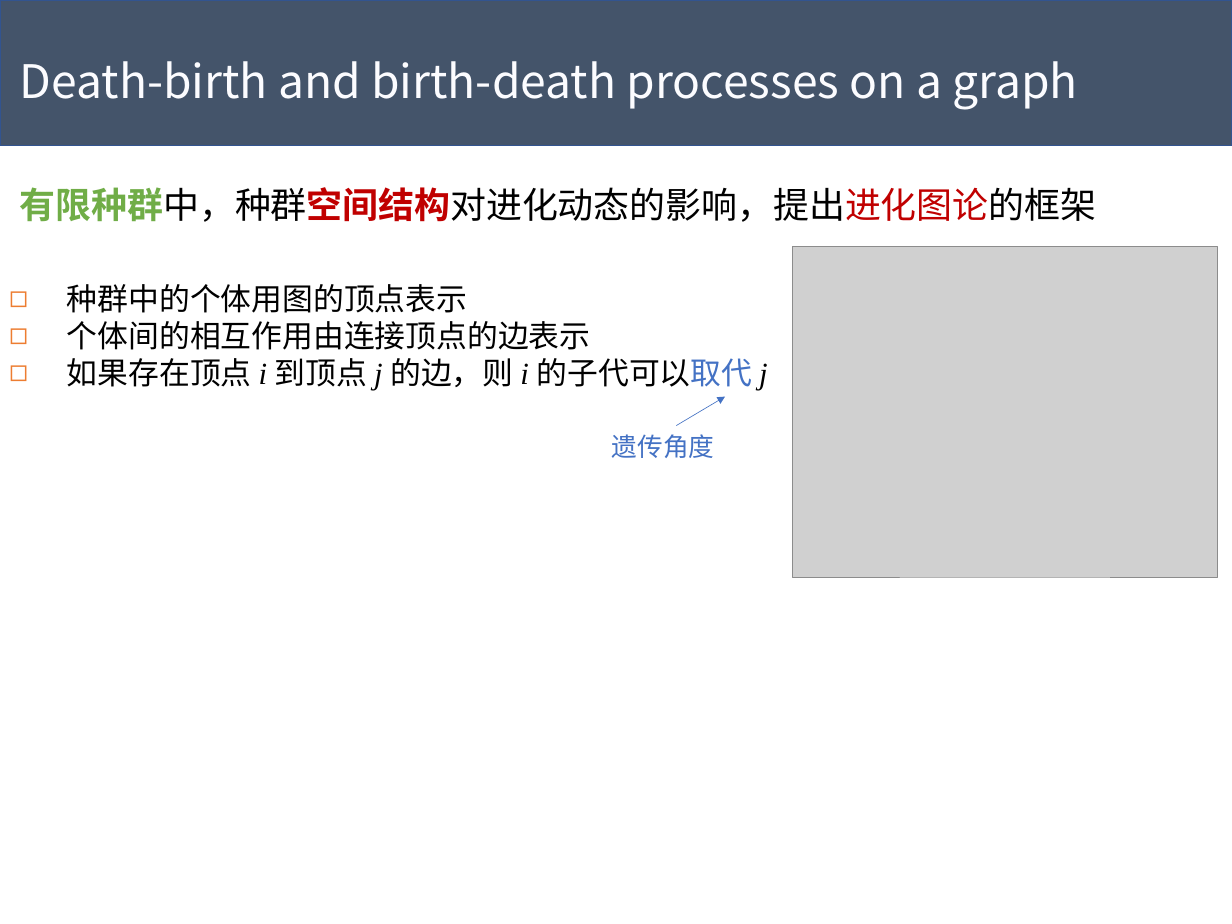
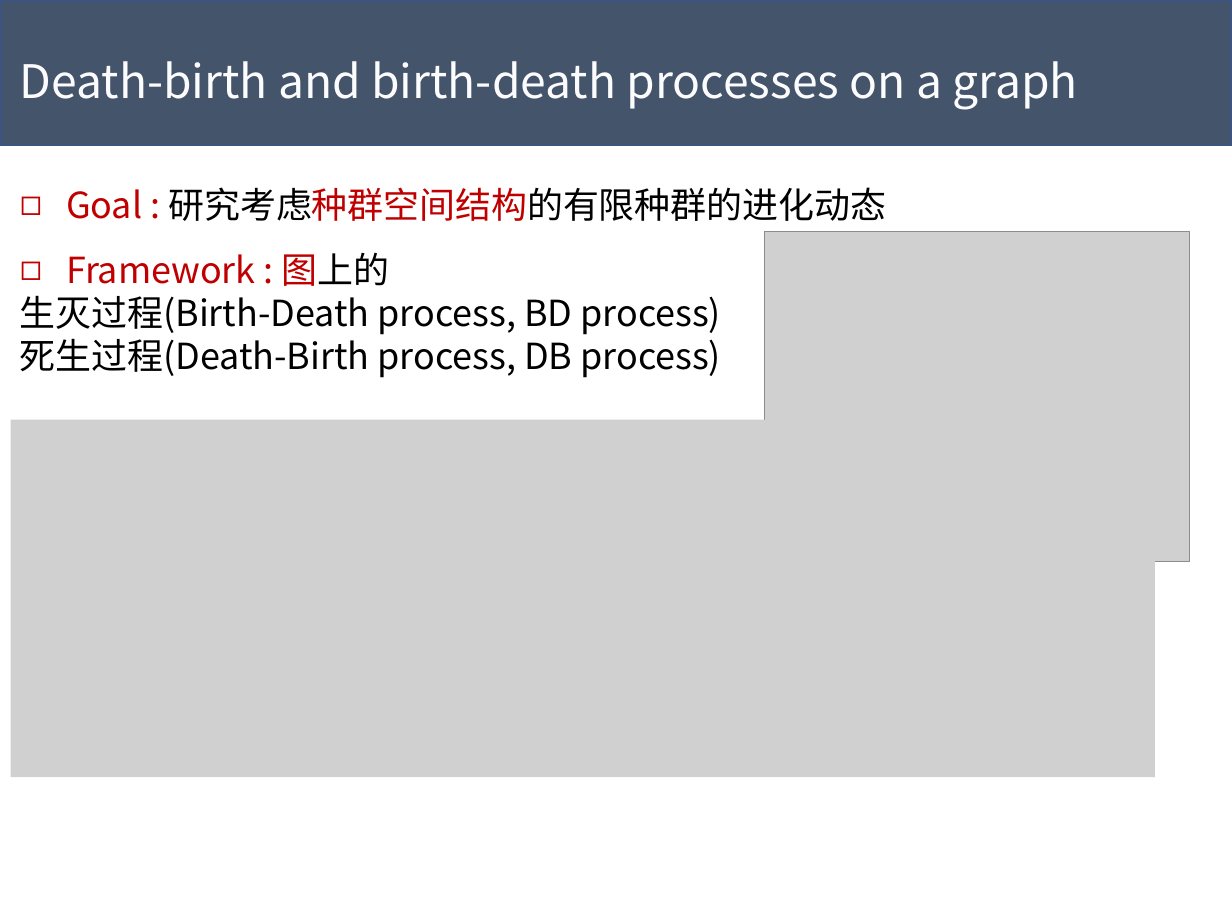
Before and after one commit to Tigerrr07/GNN-tiger, a slide deck: slide 1 of dynamics/pre.pptx. Drawn at 1232x924 pixels with LibreOffice and Linux fonts; fonts in the diff are those of the drawing; grey boxes stand for pictures. Boxes give left, top, right and bottom in pixels: in the first picture for what was removed or moved away, otherwise in the second. Text is boxed around its words. In the diff, an @@ line names an element or a change of style, - is before the commit and + after.

Commit message:
DB&BD

```diff
--- a/dynamics/pre.pptx
+++ b/dynamics/pre.pptx
@@ text at (66,187,886,221): text changed @@
-有限种群中，种群空间结构对进化动态的影响，提出进化图论的框架
+◻ Goal : 研究考虑种群空间结构的有限种群的进化动态
@@ picture: place and size @@
-picture at (793,247,1218,578)
+picture at (764,231,1189,562)
@@ text added at (20,252,721,378), 28 pt, text #000000 @@
+◻ Framework : 图上的
+生灭过程(Birth-Death process, BD process)
+死生过程(Death-Birth process, DB process)
@@ text removed at (67,284,768,390) @@
-◻ 种群中的个体用图的顶点表示
-◻ 个体间的相互作用由连接顶点的边表示
-◻ 如果存在顶点 i 到顶点 j 的边，则 i 的子代可以取代 j
@@ arrow removed from (677, 426) to (726, 396) @@
@@ picture added at (11,420,1155,777) @@
@@ text removed at (612,434,715,458) @@
-遗传角度
```
